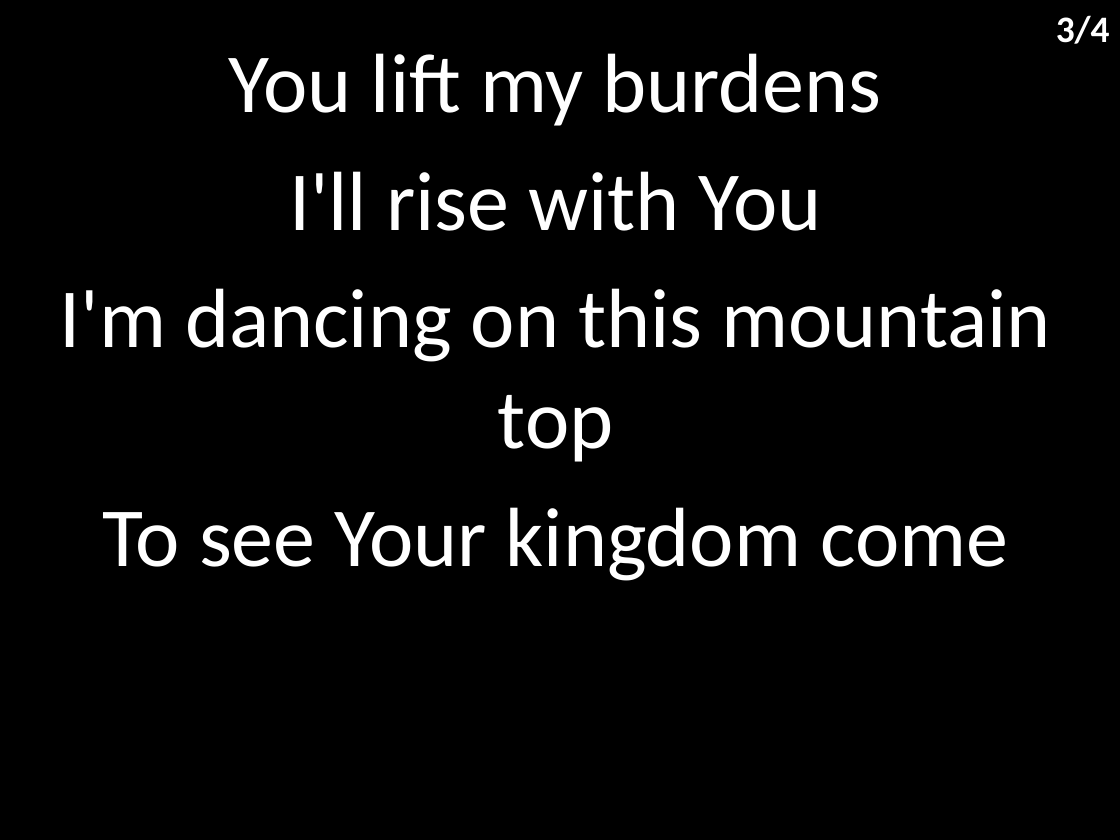
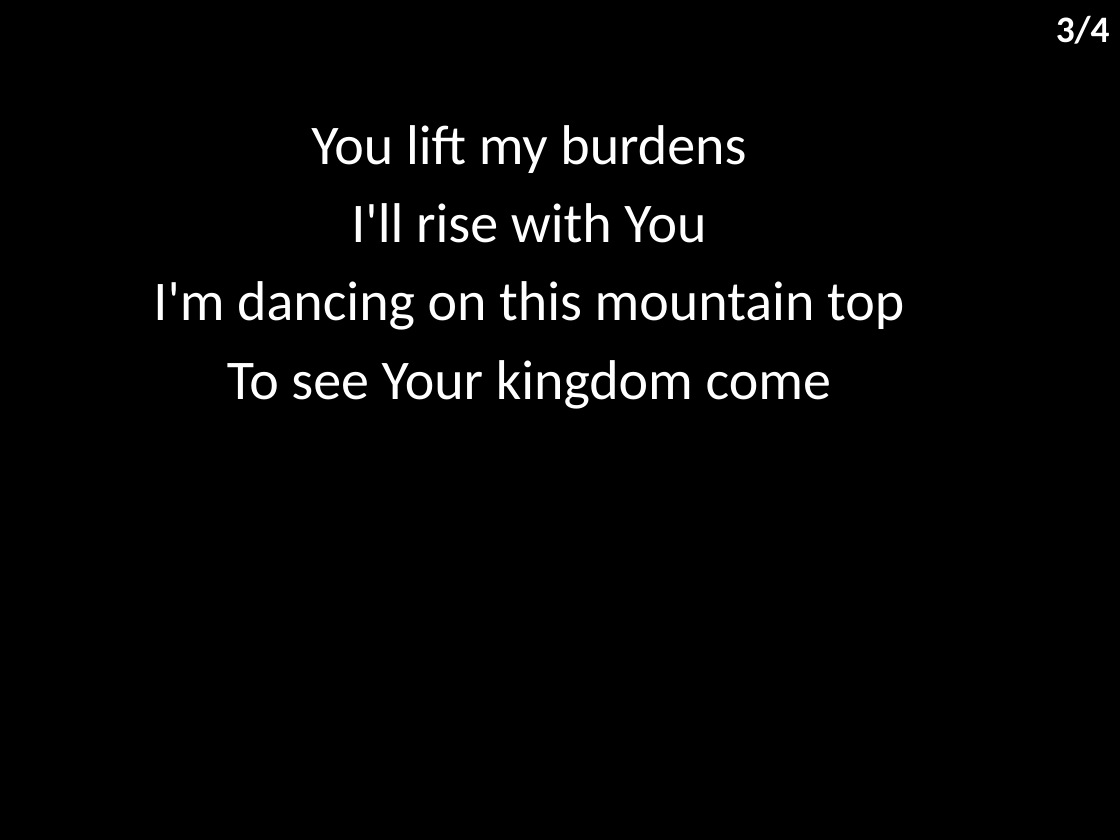
Before and after one commit to hoo-are-ya/worship, a slide deck: slide 4 of docs/songs/my redeemer lives.pptx. Drawn at 1120x840 pixels with LibreOffice and Linux fonts; fonts in the diff are those of the drawing. Boxes give left, top, right and bottom in pixels: in the first picture for what was removed or moved away, otherwise in the second. Text is boxed around its words. In the diff, an @@ line names an element or a change of style, - is before the commit and + after.

```diff
--- a/docs/songs/my redeemer lives.pptx
+++ b/docs/songs/my redeemer lives.pptx
@@ subtitle "You lift my burdens": place and size @@
-subtitle "You lift my burdens" at (60, 53, 1050, 581)
+subtitle "You lift my burdens" at (153, 125, 904, 409)
@@ subtitle "You lift my burdens" at (153, 125, 904, 409): size 54 to 36 pt; less space between paragraphs @@
```
Also in this commit, not shown: 3 other slides changed, 5 other files.
